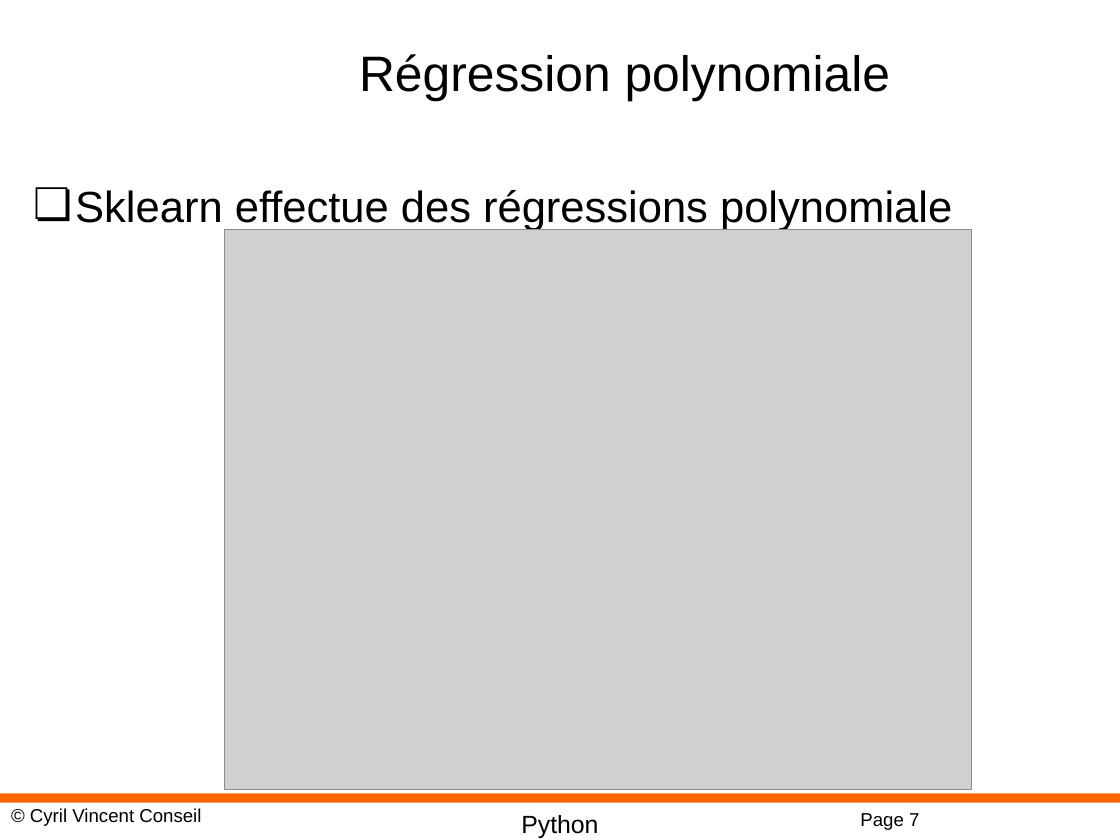
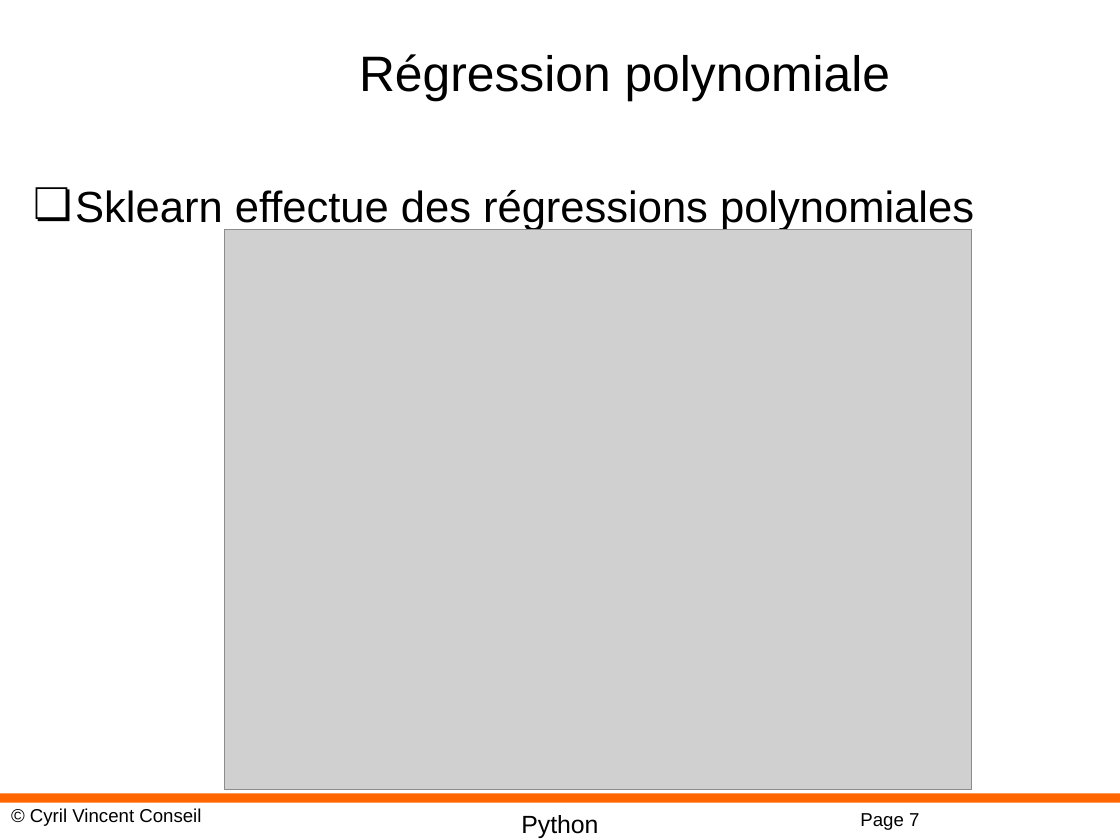
Before and after one commit to cyrilvincent/ML, a slide deck: slide 7 of PPT/MachineLearning13-ScikitLearn.pptx. Drawn at 1120x840 pixels with LibreOffice and Linux fonts; fonts in the diff are those of the drawing; grey boxes stand for pictures; background and template pictures are left out. Boxes give left, top, right and bottom in pixels: in the first picture for what was removed or moved away, otherwise in the second. Text is boxed around its words. In the diff, an @@ line names an element or a change of style, - is before the commit and + after.

```diff
--- a/PPT/MachineLearning13-ScikitLearn.pptx
+++ b/PPT/MachineLearning13-ScikitLearn.pptx
@@ text at (x1=75, y1=190, x2=974, y2=231): text changed @@
-❏ Sklearn effectue des régressions polynomiale
+❏ Sklearn effectue des régressions polynomiales
```
Also in this commit, not shown: 1 other file.
